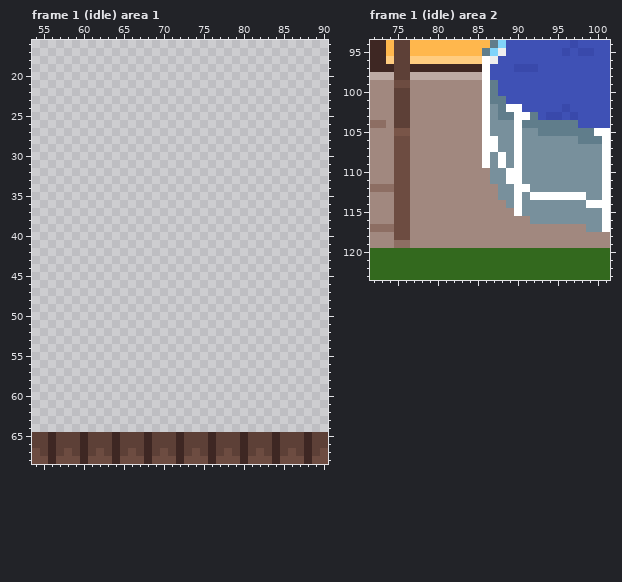
Two states of a pixel-art file, assets/levels/everhart_backyard.aseprite. Above is the file before it was changed.
240x160 pixels, 59 frames. Colours within 5 levels of each other are drawn and written as one. Shown: frame 1 (idle) area 1: x 54..90, y 16..68; frame 1 (idle) area 2: x 72..101, y 94..123. The commit also changed other frames or places, which this record leaves out.
And afterwards:
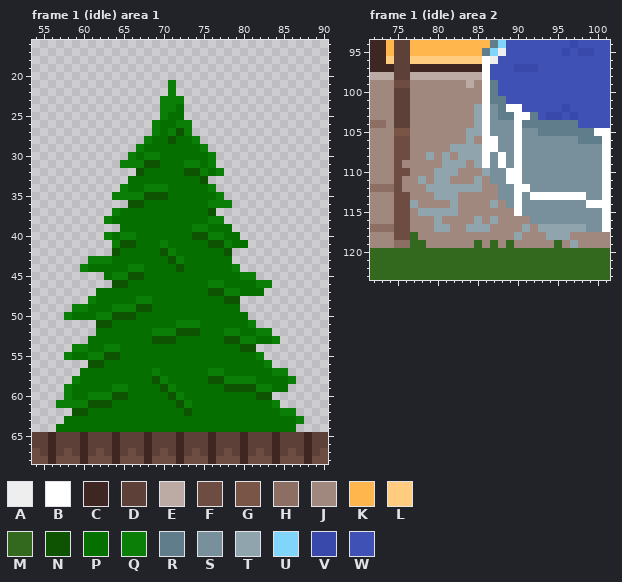
Palette (. is transparent): A #eeeeee  B #ffffff  C #3e2723  D #5d4037  E #bcaaa4  F #6d4c41  G #795548  H #8d6e63  J #a1887f  K #ffb74d  L #ffcc80  M #33691e  N #0d5302  P #056f00  Q #0a7e07  R #607d8b  S #78909c  T #90a4ae  U #81d4fa  V #3949ab  W #3f51b5
Difference:
layer "tree" added
Frame 1 (idle) area 1, layer "tree":
y 21..22: x 71 . -> Q
y 23: x 70..72 ... -> QQQ
y 24: x 70..72 ... -> QQP
y 25: x 70..72 ... -> QPP
y 26: x 69..73 ..... -> QPPQQ
y 27: x 69..73 ..... -> QPQNQ
y 28: x 68..74 ....... -> QPPNPPQ
y 29: x 67..75 ......... -> QPPPPPPPQ
y 30: x 66..76 ........... -> QPQQPPPPPPQ
y 31: x 65..76 ............ -> QQQNNPPPQQPQ
y 32: x 67..77 ........... -> NPPPPPNNQPQ
y 33: x 66..75 .......... -> PPPPPPPPPN
y 34: x 65..76 ............ -> QPPQQQPPPPPQ
y 35: x 64..77 .............. -> QQQQNNNPPPPPPQ
y 36: x 66..78 ............. -> NNPPPPPPPPQQQ
y 37: x 64..76 ............. -> QPPPPPPPPPPPN
y 38: x 63..77 ............... -> QPPPPPPPPPPPPQQ
y 39: x 65..78 .............. -> PPPPPPPPPQQPPP
y 40: x 63..79 ................. -> QPQQPPPPPPPNNQQPP
y 41: x 64..80 ................. -> QNNPPPQPPPPPNNQPP
y 42: x 64..78 ............... -> NPPPPPNQPPPPPPN
y 43: x 61..78 .................. -> QQQPPPPPPPNQPPPPPP
y 44: x 60..79 .................... -> QPPPPPQQPPPPNPPPPPPQ
y 45: x 63..81 ................... -> PQQNNPPPPPPPPPPPPQQ
y 46: x 64..83 .................... -> NNPPPPPPPPPPQQPPPPQQ
y 47: x 62..82 ..................... -> PPPPPPPPPPPPPPNNQQPPP
y 48: x 61..79 ................... -> QPPPPPQQPPPPPPPPPNN
y 49: x 59..79 ..................... -> QQPPPQQQNNPPPPPPPPPPP
y 50: x 58..80 ....................... -> QPPPQQNNNPPPPPPPPPPPPPP
y 51: x 62..81 .................... -> NNPPPPPPPPQQQPPPPPPQ
y 52: x 62..83 ...................... -> PPPPPPPQQQNNNPPPQQPPQQ
y 53: x 61..84 ........................ -> PPPPPPPPNNNPPPPPPNNQQPPQ
y 54: x 59..81 ....................... -> QQPPQQPPPPPPPPPPPPPPPNN
y 55: x 58..82 ......................... -> QPPQQNNPPPPPPPPPPPPPPPPPQ
y 56: x 61..83 ....................... -> NNPPPPPPPPPPPPPPPPPPPPQ
y 57: x 60..85 .......................... -> PPPPPPPPPQPPPPPPQQPPPPPPQQ
y 58: x 59..86 ............................ -> QPPPPPPPPPNQPPPPPNNQQQQPPPPQ
y 59: x 58..85 ............................ -> QPPPPPQQPPPPNQPPPPPPNNNNQQPP
y 60: x 58..83 .......................... -> QPPQQQNNPPPPPNQPPPPPPPPPNN
y 61: x 57..84 ............................ -> QQQQNNNPPPPPPPPNQPPPPPPPPPPQ
y 62: x 59..86 ............................ -> NNPPPPPPPPPPPPNPPPPPPPPPPPQQ
y 63: x 58..87 .............................. -> PPPPPPPPPPPPPPPPPPPPPPPPPPPPPQ
y 64: x 57..86 .............................. -> PPPPPPPPPPPPPPPPPPPPPPPPPPPPPP
Frame 1 (idle) area 2, layer "ground":
y 99: x 84 J -> E
y 102..104: x 85 J -> T
y 105: x 84..85 JJ -> TT
y 106: x 84 J -> T
y 107: x 82..85 JJJJ -> TTTT
y 108: x 79 J -> T; x 81 J -> T; x 83..85 JJJ -> TTT
y 109: x 76 F -> J; x 81..83 JJJ -> TTT; x 85 J -> T
y 110: x 80..82 JJJ -> TTT; x 86 J -> T
y 111: x 76 F -> J; x 78 J -> T; x 80..81 JJ -> TT; x 85 J -> T
y 112: x 76 F -> J; x 79..85 JJJJJJJ -> TTTTTTT
y 113: x 80..82 JJJ -> TTT
y 114: x 77 J -> T; x 82 J -> T; x 87 J -> T
y 115: x 78..82 JJJJJ -> TTTTT
y 116: x 80 J -> T; x 85 J -> T; x 87 J -> T
y 117: x 80..81 JJ -> TT; x 84..86 JJJ -> TTT; x 91 J -> T; x 93..98 JJJJJJ -> TTTTTT
y 118: x 77 J -> M; x 90 J -> T; x 94..96 JJJ -> TTT
y 119: x 77..78 JJ -> MM; x 85 J -> M; x 87 J -> M; x 89 J -> M; x 95 J -> M; x 97 J -> T
Where, in picture pixels (left, top, right, bottom), the same in both pictures:
added: (56, 80, 304, 432)
changed: (402, 80, 586, 248)
